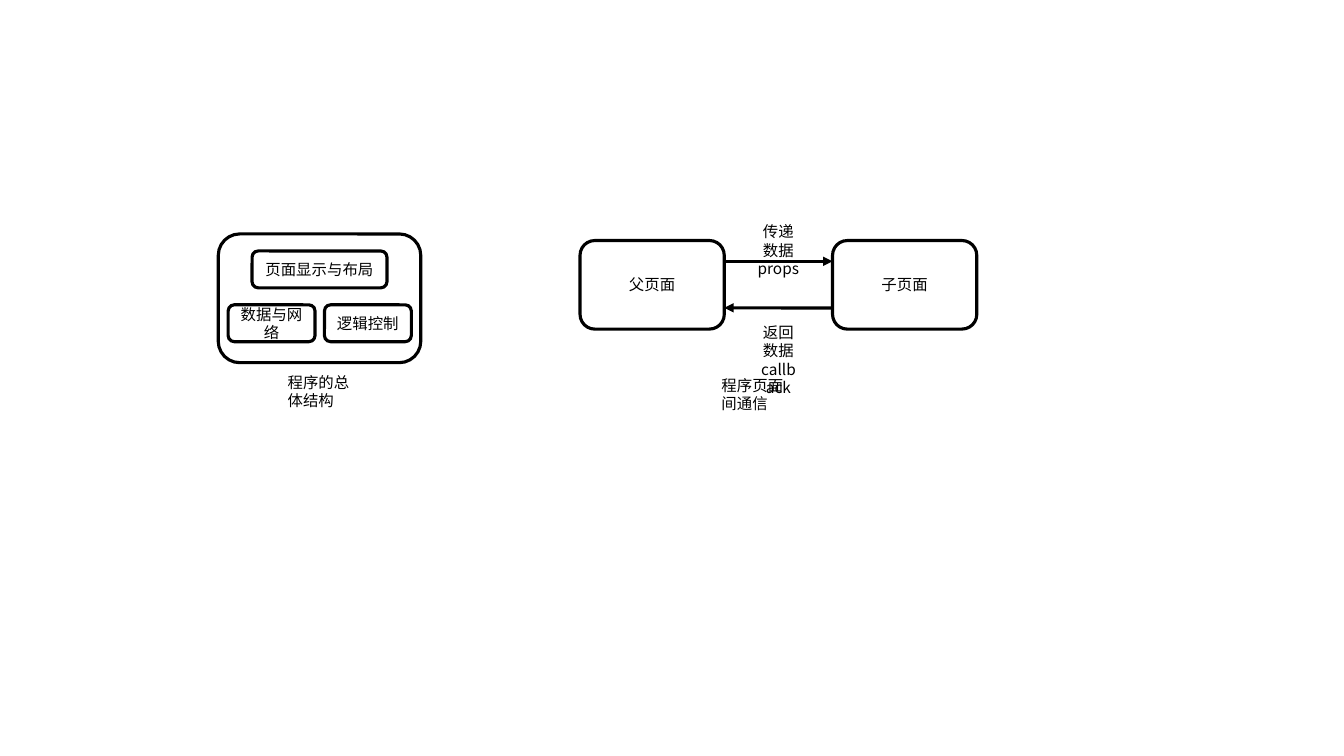
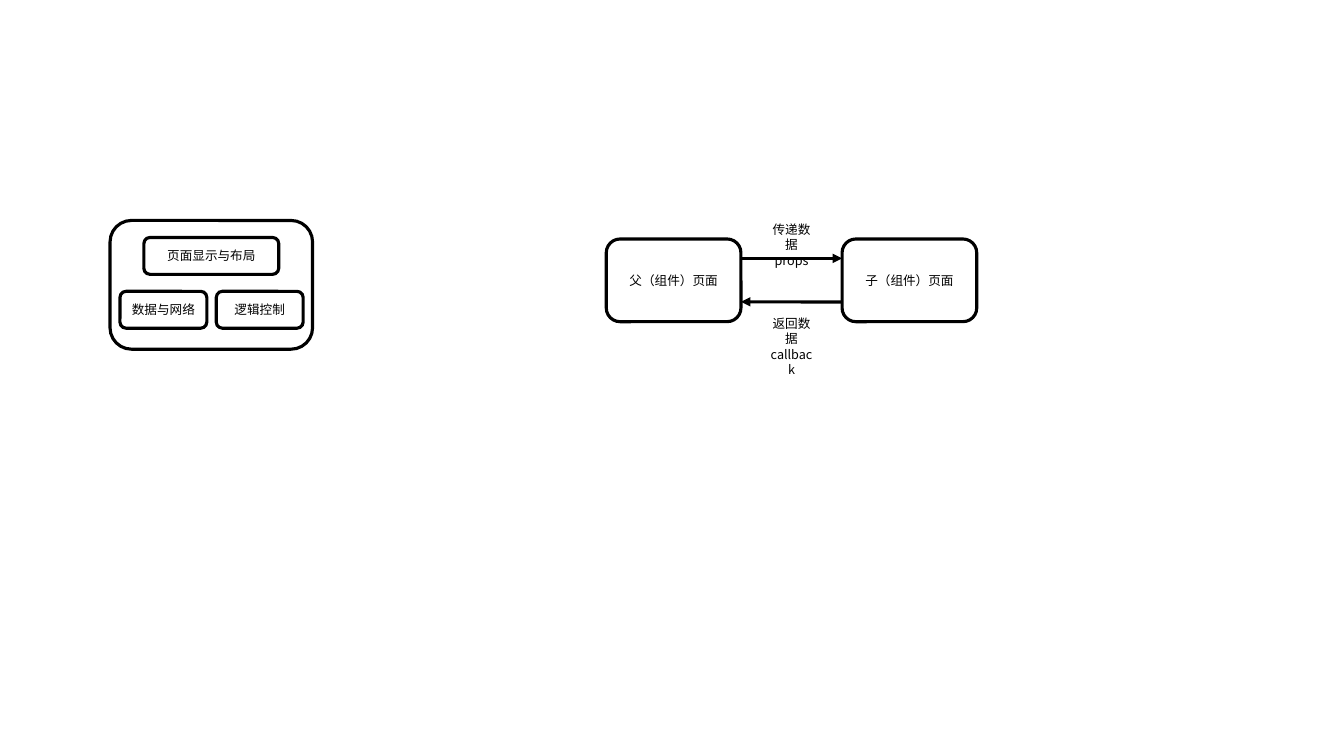
Before and after one commit to goozyshi/Gooit, a slide deck: slide 3 of Gooit自绘图标.pptx. Drawn at 1344x756 pixels with LibreOffice and Linux fonts; fonts in the diff are those of the drawing. Boxes give left, top, right and bottom in pixels: in the first picture for what was removed or moved away, otherwise in the second. Text is boxed around its words. In the diff, an @@ line names an element or a change of style, - is before the commit and + after.

```diff
--- a/Gooit自绘图标.pptx
+++ b/Gooit自绘图标.pptx
@@ 4 rounded rectangles: place and size @@
-4 rounded rectangles at box(219, 234, 421, 363)
+4 rounded rectangles at box(110, 221, 313, 350)
@@ rounded rectangle "父（组件）页面": place and size @@
-rounded rectangle "父（组件）页面" at box(580, 241, 724, 330)
+rounded rectangle "父（组件）页面" at box(607, 239, 742, 322)
@@ text "传递数据": place and size @@
-text "传递数据" at box(758, 224, 799, 278)
+text "传递数据" at box(773, 223, 811, 268)
@@ rounded rectangle "子（组件）页面": place and size @@
-rounded rectangle "子（组件）页面" at box(833, 241, 977, 330)
+rounded rectangle "子（组件）页面" at box(842, 239, 977, 322)
@@ arrow moved from (725, 261) - (833, 261) to (741, 258) - (842, 258) @@
@@ size 11 to 9 pt in 5 elements at box(773, 223, 811, 268), box(773, 317, 811, 344), box(144, 238, 279, 275), box(120, 291, 207, 329), box(217, 291, 303, 329) @@
@@ text in rounded rectangle at box(629, 274, 717, 286): text changed; size 11 to 9 pt @@
-父页面
+父（组件）页面
@@ text in rounded rectangle at box(865, 274, 953, 286): text changed; size 11 to 9 pt @@
-子页面
+子（组件）页面
@@ arrow moved from (833, 309) - (725, 308) to (842, 302) - (741, 301) @@
@@ text "返回数据": place and size @@
-text "返回数据" at box(763, 325, 794, 357)
+text "返回数据" at box(773, 317, 811, 344)
@@ text removed at box(288, 375, 350, 408) @@
-程序的总体结构
@@ text removed at box(721, 378, 783, 411) @@
-程序页面间通信
```
Also in this commit, not shown: 9 other slides changed, 19 other files.
